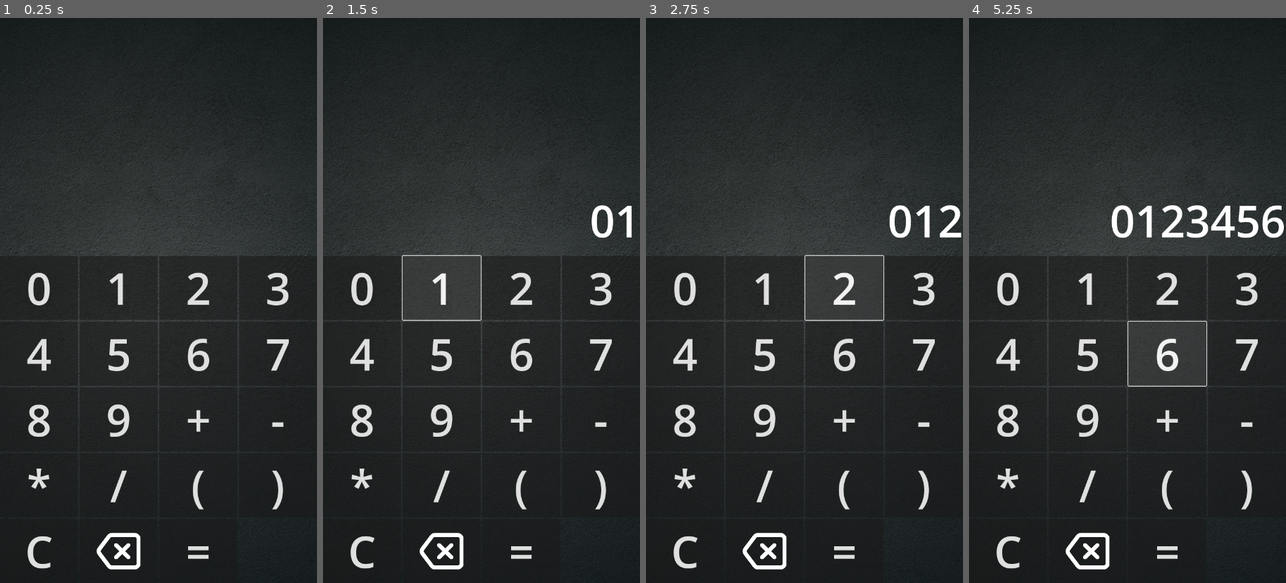
Above: before the commit, frames 1-4 (left to right).
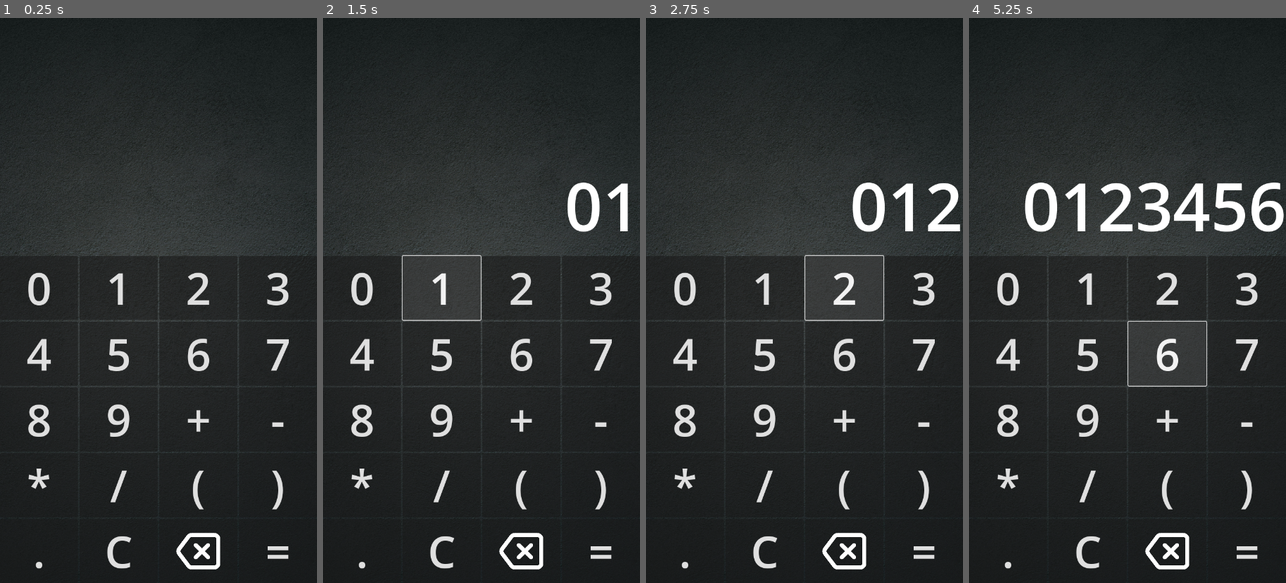
Above: after the commit, the same moments.

Repository: ppagdev/wrongculator-android
Game: Godot game, scene res://scenes/main.tscn
Same seed, same stepped clock (60 frames per second), same inputs: the game is played once before the commit and once after it.
Inputs:
- Up to frame 1 (0.25 s): no input
- Up to frame 2 (1.5 s): click "0" at 0.5 s; click "1" at 1.25 s
- Up to frame 3 (2.75 s): click "2" at 2 s
- Up to frame 4 (5.25 s): click "3" at 2.75 s; click "4" at 3.5 s; click "5" at 4.25 s; click "6" at 5 s

The runs differ from the first frame. In frame 1, 1.3% of the frame differs, in the area x 8-92%, y 91-98%; in frame 2, 2.1%; in frame 3, 2.7%; in frame 4, 4.6%, in the area x 8-100%, y 29-98%.

Commit message:
added decimal point button

Diff:
--- a/project.godot
+++ b/project.godot
@@ -10,7 +10,7 @@
 
 [application]
 
-config/name="Wrongculator Android"
+config/name="Wrongculator"
 run/main_scene="res://scenes/main.tscn"
 config/features=PackedStringArray("4.2", "Mobile")
 config/icon="res://icon.svg"
--- a/scenes/main.tscn
+++ b/scenes/main.tscn
@@ -27,7 +27,7 @@
 [node name="Label" type="Label" parent="VSplitContainer"]
 layout_mode = 2
 size_flags_vertical = 10
-theme_override_font_sizes/font_size = 100
+theme_override_font_sizes/font_size = 150
 horizontal_alignment = 2
 vertical_alignment = 1
 
@@ -147,6 +147,13 @@
 size_flags_vertical = 3
 theme_override_font_sizes/font_size = 100
 text = ")"
+
+[node name="ButtonPoint" type="Button" parent="VSplitContainer/GridContainer"]
+layout_mode = 2
+size_flags_horizontal = 3
+size_flags_vertical = 3
+theme_override_font_sizes/font_size = 100
+text = "."
 
 [node name="ButtonClr" type="Button" parent="VSplitContainer/GridContainer"]
 layout_mode = 2
@@ -198,6 +205,7 @@
 [connection signal="pressed" from="VSplitContainer/GridContainer/ButtonDivide" to="." method="_on_button_pressed" binds= ["/"]]
 [connection signal="pressed" from="VSplitContainer/GridContainer/ButtonLeftParentheses" to="." method="_on_button_pressed" binds= ["("]]
 [connection signal="pressed" from="VSplitContainer/GridContainer/ButtonRightParentheses" to="." method="_on_button_pressed" binds= [")"]]
+[connection signal="pressed" from="VSplitContainer/GridContainer/ButtonPoint" to="." method="_on_button_pressed" binds= ["."]]
 [connection signal="pressed" from="VSplitContainer/GridContainer/ButtonClr" to="." method="_on_button_clr_pressed"]
 [connection signal="pressed" from="VSplitContainer/GridContainer/ButtonBackspace" to="." method="_on_button_backspace_pressed"]
 [connection signal="pressed" from="VSplitContainer/GridContainer/ButtonEquals" to="." method="_on_button_equals_pressed"]
--- a/scripts/main.gd
+++ b/scripts/main.gd
@@ -40,7 +40,7 @@
 	var display = get_node("VSplitContainer/Label")
 	if display.text == "ERROR":
 		resetDisplay()
-	if display.text.length() >= 8:
+	if display.text.length() >= 12:
 		display.text = display.text.substr(0,8)
 		return
 	display.text += arg
Not shown, changed: target/debug/Wrongculator Android.apk
Not shown, added: target/debug/Wrongculator.apk
Not shown, added: target/debug/Wrongculator.apk.idsig
